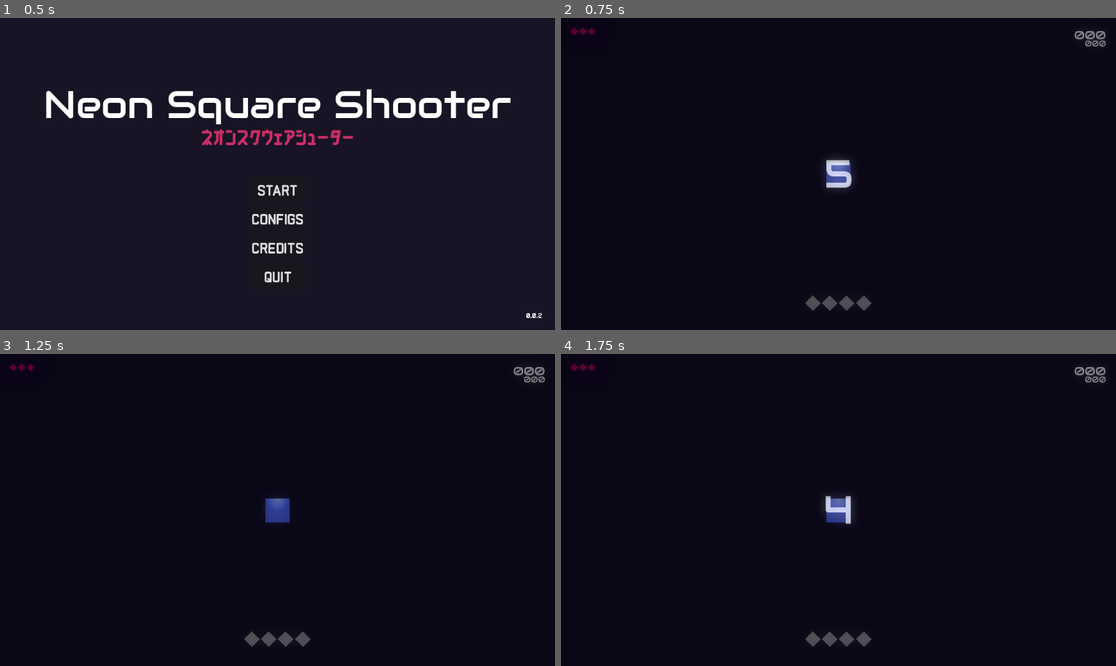
Above: before the commit, frames 1-4 (two rows, left to right).
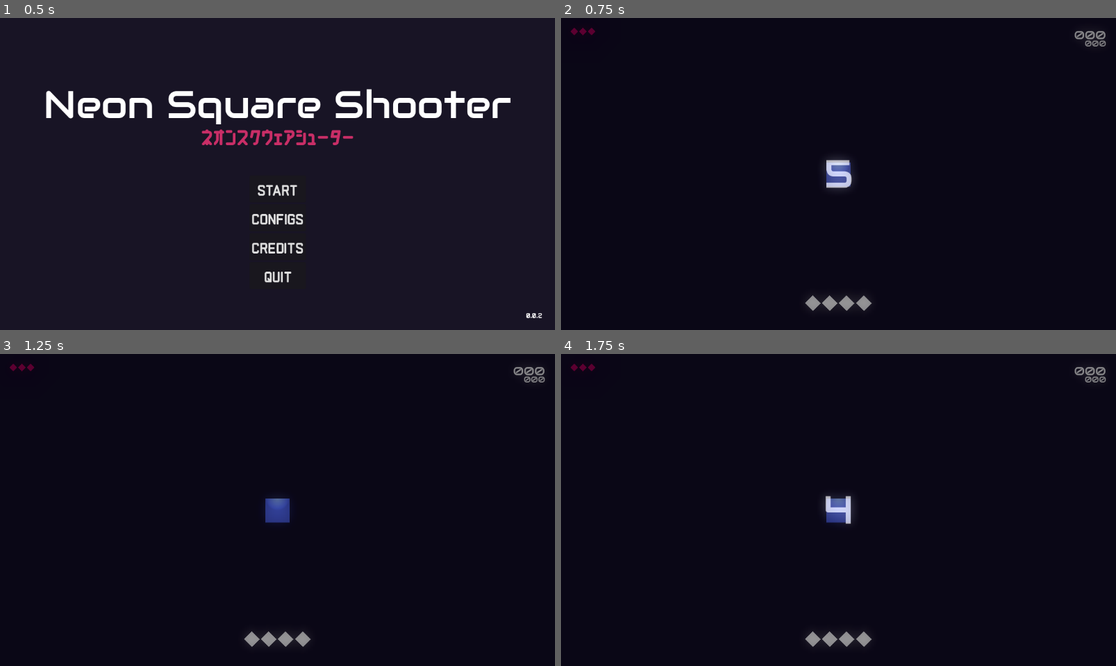
Above: after the commit, the same moments.

Repository: matheusmondenez/my-first-platform-game
Game: Godot game, scene res://wave_shooter/ui/main_menu.tscn
The game is run twice, just before and just after one commit, with the same random seed, the same clock (stepped at 60 frames per second) and the same inputs.
Inputs (mouse positions are in pixels of both pictures, inside the frame that each line leads up to):
- Up to frame 1 (0.5 s): no input
- Up to frame 2 (0.75 s): click "START" at 0.5 s
- Up to frame 3 (1.25 s): no input
- Up to frame 4 (1.75 s): tap Enter at 1.25 s; move the mouse to (960, 494) at 1.27 s; hold D (right) from 1.28 s (still down); tap W (up) at 1.35, 1.52 s

Frame 1 is identical in both runs. In frame 2, 0.3% of the frame differs, in the area x 44-56%, y 88-94%; in frame 3, 0.3%; in frame 4, 0.3%.

Commit message:
changes cooldown icon to duplicate shader on each instance

Diff:
--- a/wave_shooter/entities/player/player.gd
+++ b/wave_shooter/entities/player/player.gd
@@ -32,7 +32,6 @@
 
 #region _process
 func _process(delta: float) -> void:
-	print(Configs.assigned_skills)
 	if not is_dead:
 		handle_spotlight(delta)
 		move(delta)
--- a/wave_shooter/ui/cooldown_icon.gd
+++ b/wave_shooter/ui/cooldown_icon.gd
@@ -1,6 +1,20 @@
 extends ColorRect
 
-@export var cooldown: float = 1 # Tempo de cooldown em segundos
+@onready var animation: AnimationPlayer = $Animation
+
+var cooldown: float = 0.0:
+	set(value):
+		cooldown = value
+		update_animation()
 
 func _ready() -> void:
-	$Animation.speed_scale /= cooldown
+	material = material.duplicate()
+	update_animation()
+
+func update_animation():
+	if cooldown <= 0:
+		animation.stop()
+		material.set_shader_parameter("cooldown_progress", 1.0)
+		return
+	animation.speed_scale = animation.get_animation("cooldown").length / cooldown
+	animation.play("cooldown")
--- a/wave_shooter/ui/cooldown_icon.tscn
+++ b/wave_shooter/ui/cooldown_icon.tscn
@@ -52,7 +52,6 @@
 rotation = 0.785398
 color = Color(0.24744, 0.360749, 1, 1)
 script = ExtResource("2_kynmh")
-cooldown = 60.0
 
 [node name="Animation" type="AnimationPlayer" parent="."]
 libraries = {
--- a/wave_shooter/ui/hud.gd
+++ b/wave_shooter/ui/hud.gd
@@ -9,6 +9,11 @@
 @onready var high_score: Label = $Score/PointsContainer/HighScore
 @onready var auto_shot_icon: TextureRect = $Score/PointsContainer/AutoShotToggle
 
+@onready var skill_1_icon: ColorRect = $"Skills/1"
+@onready var skill_2_icon: ColorRect = $"Skills/2"
+@onready var skill_3_icon: ColorRect = $"Skills/3"
+@onready var skill_4_icon: ColorRect = $"Skills/4"
+
 func _ready() -> void:
 	init_hud_lifes()
 	high_score.text = str("%03d" % Global.high_score)
@@ -16,6 +21,11 @@
 	Global.player.life_increased.connect(update_hud_lifes.bind(LIVES_UPDATE.INCREASE))
 	Global.parent_node_creation = self
 	Global.points = 0
+	# TESTE
+	skill_1_icon.cooldown = 1
+	skill_2_icon.cooldown = 5
+	skill_3_icon.cooldown = 10
+	skill_4_icon.cooldown = 15
 
 func _process(delta: float) -> void:
 	points.text = str("%03d" % Global.points)
--- a/wave_shooter/ui/hud.tscn
+++ b/wave_shooter/ui/hud.tscn
@@ -190,7 +190,6 @@
 offset_right = 546.0
 offset_bottom = 599.0
 color = Color(0.713414, 0.000948368, 0.804115, 1)
-cooldown = 1.0
 
 [node name="2" parent="Skills" instance=ExtResource("6_dphr2")]
 layout_mode = 0
@@ -199,7 +198,6 @@
 offset_right = 581.0
 offset_bottom = 599.0
 color = Color(0.713414, 0.000948368, 0.804115, 1)
-cooldown = 2.0
 
 [node name="3" parent="Skills" instance=ExtResource("6_dphr2")]
 layout_mode = 0
@@ -208,7 +206,6 @@
 offset_right = 616.0
 offset_bottom = 599.0
 color = Color(0.713414, 0.000948368, 0.804115, 1)
-cooldown = 3.0
 
 [node name="4" parent="Skills" instance=ExtResource("6_dphr2")]
 layout_mode = 0
@@ -217,7 +214,6 @@
 offset_right = 652.0
 offset_bottom = 599.0
 color = Color(0.713414, 0.000948368, 0.804115, 1)
-cooldown = 4.0
 
 [connection signal="area_entered" from="Score/PointsArea" to="." method="_on_points_area_area_entered"]
 [connection signal="area_exited" from="Score/PointsArea" to="." method="_on_points_area_area_exited"]
